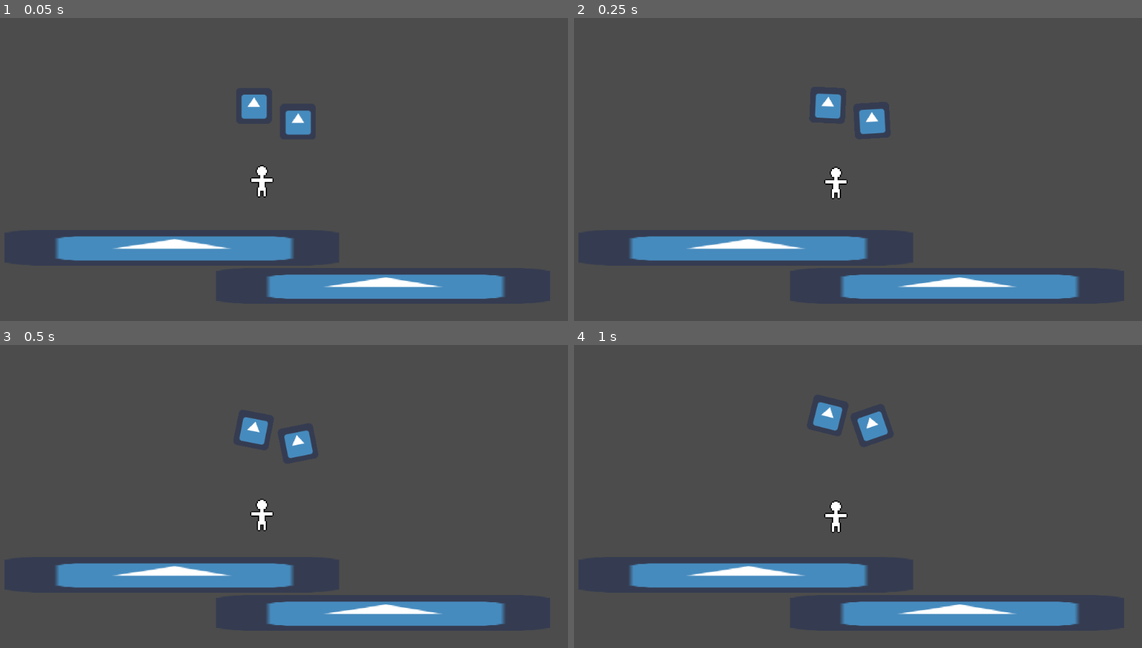
Above: before the commit, frames 1-4 (two rows, left to right).
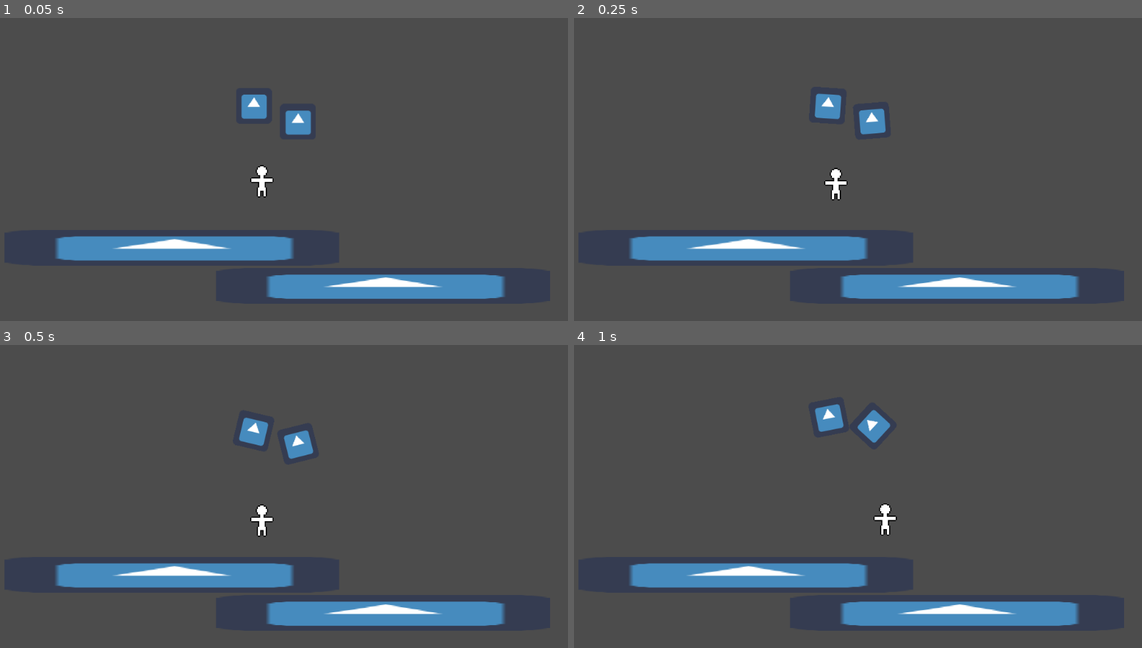
Above: after the commit, the same moments.

Repository: LeandreLPP/BalloonDumDare
Game: Godot game, scene res://Scenes/TestScene.tscn
Same seed, same stepped clock (60 frames per second), same inputs: the game is played once before the commit and once after it. The project has no main scene, so this scene is started directly. The engine's default icon, where the game draws it, is replaced by a stand-in: a white triangle on a blue panel in a dark square.
Inputs:
- Up to frame 1 (0.05 s): no input
- Up to frame 2 (0.25 s): no input
- Up to frame 3 (0.5 s): no input
- Up to frame 4 (1 s): hold Right (ui_right) from 0.53 s (still down); hold Space (jump, bound only after the commit) from 0.53 s (still down)

The runs differ from the first frame. In frame 2, 0.1% of the frame differs, in the area x 42-55%, y 25-61%; in frame 3, 0.3%; in frame 4, 0.7%, in the area x 41-57%, y 18-63%.

Commit message:
Added movement for player

Diff:
--- a/Prefabs/Player.gd
+++ b/Prefabs/Player.gd
@@ -1,23 +1,140 @@
 extends RigidBody2D
 
-export (int) var speed  # How fast the player will move (pixels/sec).
-var screensize  # Size of the game window.
+# Member variables
+var anim = ""
+var siding_left = false
+var jumping = false
+var stopping_jump = false
 
-func _ready():
-	screensize = get_viewport_rect().size
+export (int) var WALK_ACCEL = 800.0
+export (int) var WALK_DEACCEL = 800.0
+export (int) var WALK_MAX_VELOCITY = 200.0
+export (int) var AIR_ACCEL = 200.0
+export (int) var AIR_DEACCEL = 200.0
+export (int) var JUMP_VELOCITY = 460
+export (int) var STOP_JUMP_FORCE = 900.0
 
-func _process(delta):
-	var velocity = Vector2() # The player's movement vector.
-	if Input.is_action_pressed("ui_right"):
-		velocity.x += 1
-	if Input.is_action_pressed("ui_left"):
-		velocity.x -= 1
-	if velocity.length() > 0:
-		velocity = velocity.normalized() * speed
-		$AnimatedSprite.play()
-		self.linear_velocity = velocity * delta
-		position.x = clamp(position.x, 0, screensize.x)
-		position.y = clamp(position.y, 0, screensize.y)
+var MAX_FLOOR_AIRBORNE_TIME = 0.15
+
+var airborne_time = 1e20
+
+var floor_h_velocity = 0.0
+
+func _integrate_forces(var s):
+	var lv = s.get_linear_velocity()
+	var step = s.get_step()
+
+	var new_anim = anim
+	var new_siding_left = siding_left
+
+	# Get the controls
+	var move_left = Input.is_action_pressed("move_left")
+	var move_right = Input.is_action_pressed("move_right")
+	var jump = Input.is_action_pressed("jump")
+
+	if jump:
+		jump = true
+
+	# Deapply prev floor velocity
+	lv.x -= floor_h_velocity
+	floor_h_velocity = 0.0
+
+	# Find the floor (a contact with upwards facing collision normal)
+	var found_floor = false
+	var floor_index = -1
+
+	for x in range(s.get_contact_count()):
+		var ci = s.get_contact_local_normal(x)
+		if ci.dot(Vector2(0, -1)) > 0.6:
+			found_floor = true
+			floor_index = x
+
+	if found_floor:
+		airborne_time = 0.0
 	else:
-		$AnimatedSprite.stop()
-	$AnimatedSprite.flip_h = velocity.x < 0
+		airborne_time += step # Time it spent in the air
+
+	var on_floor = airborne_time < MAX_FLOOR_AIRBORNE_TIME
+
+	# Process jump
+	if jumping:
+		if lv.y > 0:
+			# Set off the jumping flag if going down
+			jumping = false
+		elif not jump:
+			stopping_jump = true
+
+		if stopping_jump:
+			lv.y += STOP_JUMP_FORCE * step
+
+	if on_floor:
+		# Process logic when character is on floor
+		if move_left and not move_right:
+			if lv.x > -WALK_MAX_VELOCITY:
+				lv.x -= WALK_ACCEL * step
+		elif move_right and not move_left:
+			if lv.x < WALK_MAX_VELOCITY:
+				lv.x += WALK_ACCEL * step
+		else:
+			var xv = abs(lv.x)
+			xv -= WALK_DEACCEL * step
+			if xv < 0:
+				xv = 0
+			lv.x = sign(lv.x) * xv
+
+		# Check jump
+		if not jumping and jump:
+			lv.y = -JUMP_VELOCITY
+			jumping = true
+			stopping_jump = false
+			$sound_jump.play()
+
+		# Check siding
+		if lv.x < 0 and move_left:
+			new_siding_left = true
+		elif lv.x > 0 and move_right:
+			new_siding_left = false
+		if jumping:
+			new_anim = "jumping"
+		elif abs(lv.x) < 0.1:
+			new_anim = "idle"
+		else:
+			new_anim = "run"
+	else:
+		# Process logic when the character is in the air
+		if move_left and not move_right:
+			if lv.x > -WALK_MAX_VELOCITY:
+				lv.x -= AIR_ACCEL * step
+		elif move_right and not move_left:
+			if lv.x < WALK_MAX_VELOCITY:
+				lv.x += AIR_ACCEL * step
+		else:
+			var xv = abs(lv.x)
+			xv -= AIR_DEACCEL * step
+			if xv < 0:
+				xv = 0
+			lv.x = sign(lv.x) * xv
+
+		if lv.y < 0:
+			new_anim = "jumping"
+		else:
+			new_anim = "falling"
+
+	# Update siding
+	if new_siding_left != siding_left:
+		$anim.flip_h = new_siding_left
+		siding_left = new_siding_left
+
+	# Change animation
+	if new_anim != anim:
+		anim = new_anim
+		$anim.play(anim)
+
+	# Apply floor velocity
+	if found_floor:
+		floor_h_velocity = s.get_contact_collider_velocity_at_position(floor_index).x
+		lv.x += floor_h_velocity
+
+	# Finally, apply gravity and set back the linear velocity
+	lv += s.get_total_gravity() * step
+	s.set_linear_velocity(lv)
--- a/Prefabs/Player.tscn
+++ b/Prefabs/Player.tscn
@@ -14,7 +14,22 @@
 animations = [ {
 "frames": [ ExtResource( 2 ) ],
 "loop": true,
-"name": "default",
+"name": "idle",
+"speed": 5.0
+}, {
+"frames": [ ExtResource( 2 ) ],
+"loop": true,
+"name": "jumping",
+"speed": 5.0
+}, {
+"frames": [ ExtResource( 2 ) ],
+"loop": true,
+"name": "falling",
+"speed": 5.0
+}, {
+"frames": [ ExtResource( 2 ) ],
+"loop": true,
+"name": "run",
 "speed": 5.0
 } ]
 
@@ -23,20 +38,20 @@
 custom_solver_bias = 0.0
 radius = 10.0
 
-[node name="Player" type="RigidBody2D"]
+[node name="Player" type="RigidBody2D" index="0"]
 
 input_pickable = false
 collision_layer = 1
 collision_mask = 1
 mode = 2
 mass = 40.0
-friction = 1.0
+friction = 0.0
 bounce = 0.0
 gravity_scale = 1.0
 custom_integrator = false
 continuous_cd = 0
-contacts_reported = 0
-contact_monitor = false
+contacts_reported = 5
+contact_monitor = true
 sleeping = false
 can_sleep = true
 linear_velocity = Vector2( 0, 0 )
@@ -44,17 +59,24 @@
 angular_velocity = 0.0
 angular_damp = -1.0
 script = ExtResource( 1 )
-speed = 400
+_sections_unfolded = [ "Collision", "Pickable" ]
+WALK_ACCEL = 2000
+WALK_DEACCEL = 2000
+WALK_MAX_VELOCITY = 300
+AIR_ACCEL = 1000
+AIR_DEACCEL = 1000
+JUMP_VELOCITY = 300
+STOP_JUMP_FORCE = 900
 
 [node name="CollisionShape2D" type="CollisionShape2D" parent="." index="0"]
 
 shape = SubResource( 1 )
 
-[node name="AnimatedSprite" type="AnimatedSprite" parent="." index="1"]
+[node name="anim" type="AnimatedSprite" parent="." index="1"]
 
 scale = Vector2( 2, 2 )
 frames = SubResource( 2 )
-animation = "default"
+animation = "idle"
 _sections_unfolded = [ "Transform" ]
 
 [node name="Hand" type="StaticBody2D" parent="." index="2"]
@@ -73,3 +95,14 @@
 position = Vector2( 18.1179, -1.61767 )
 shape = SubResource( 3 )
 disabled = true
+
+[node name="sound_jump" type="AudioStreamPlayer2D" parent="." index="3"]
+
+stream = null
+volume_db = 0.0
+pitch_scale = 1.0
+autoplay = false
+max_distance = 2000.0
+attenuation = 1.0
+bus = "Master"
+area_mask = 1
--- a/project.godot
+++ b/project.godot
@@ -13,6 +13,25 @@
 config/name="BalloonDumDare"
 config/icon="res://icon.png"
 
+[input]
+
+inflate=[ Object(InputEventMouseButton,"resource_local_to_scene":false,"resource_name":"","device":0,"alt":false,"shift":false,"control":false,"meta":false,"command":false,"button_mask":0,"position":Vector2( 0, 0 ),"global_position":Vector2( 0, 0 ),"factor":1.0,"button_index":2,"pressed":false,"doubleclick":false,"script":null)
+ ]
+launch=[ Object(InputEventMouseButton,"resource_local_to_scene":false,"resource_name":"","device":0,"alt":false,"shift":false,"control":false,"meta":false,"command":false,"button_mask":0,"position":Vector2( 0, 0 ),"global_position":Vector2( 0, 0 ),"factor":1.0,"button_index":1,"pressed":false,"doubleclick":false,"script":null)
+ ]
+move_right=[ Object(InputEventKey,"resource_local_to_scene":false,"resource_name":"","device":0,"alt":false,"shift":false,"control":false,"meta":false,"command":false,"pressed":false,"scancode":16777233,"unicode":0,"echo":false,"script":null)
+, Object(InputEventKey,"resource_local_to_scene":false,"resource_name":"","device":0,"alt":false,"shift":false,"control":false,"meta":false,"command":false,"pressed":false,"scancode":68,"unicode":0,"echo":false,"script":null)
+ ]
+move_left=[ Object(InputEventKey,"resource_local_to_scene":false,"resource_name":"","device":0,"alt":false,"shift":false,"control":false,"meta":false,"command":false,"pressed":false,"scancode":16777231,"unicode":0,"echo":false,"script":null)
+, Object(InputEventKey,"resource_local_to_scene":false,"resource_name":"","device":0,"alt":false,"shift":false,"control":false,"meta":false,"command":false,"pressed":false,"scancode":81,"unicode":0,"echo":false,"script":null)
+, Object(InputEventKey,"resource_local_to_scene":false,"resource_name":"","device":0,"alt":false,"shift":false,"control":false,"meta":false,"command":false,"pressed":false,"scancode":65,"unicode":0,"echo":false,"script":null)
+ ]
+jump=[ Object(InputEventKey,"resource_local_to_scene":false,"resource_name":"","device":0,"alt":false,"shift":false,"control":false,"meta":false,"command":false,"pressed":false,"scancode":32,"unicode":0,"echo":false,"script":null)
+, Object(InputEventKey,"resource_local_to_scene":false,"resource_name":"","device":0,"alt":false,"shift":false,"control":false,"meta":false,"command":false,"pressed":false,"scancode":16777232,"unicode":0,"echo":false,"script":null)
+, Object(InputEventKey,"resource_local_to_scene":false,"resource_name":"","device":0,"alt":false,"shift":false,"control":false,"meta":false,"command":false,"pressed":false,"scancode":90,"unicode":0,"echo":false,"script":null)
+, Object(InputEventKey,"resource_local_to_scene":false,"resource_name":"","device":0,"alt":false,"shift":false,"control":false,"meta":false,"command":false,"pressed":false,"scancode":87,"unicode":0,"echo":false,"script":null)
+ ]
+
 [rendering]
 
 environment/default_environment="res://default_env.tres"
